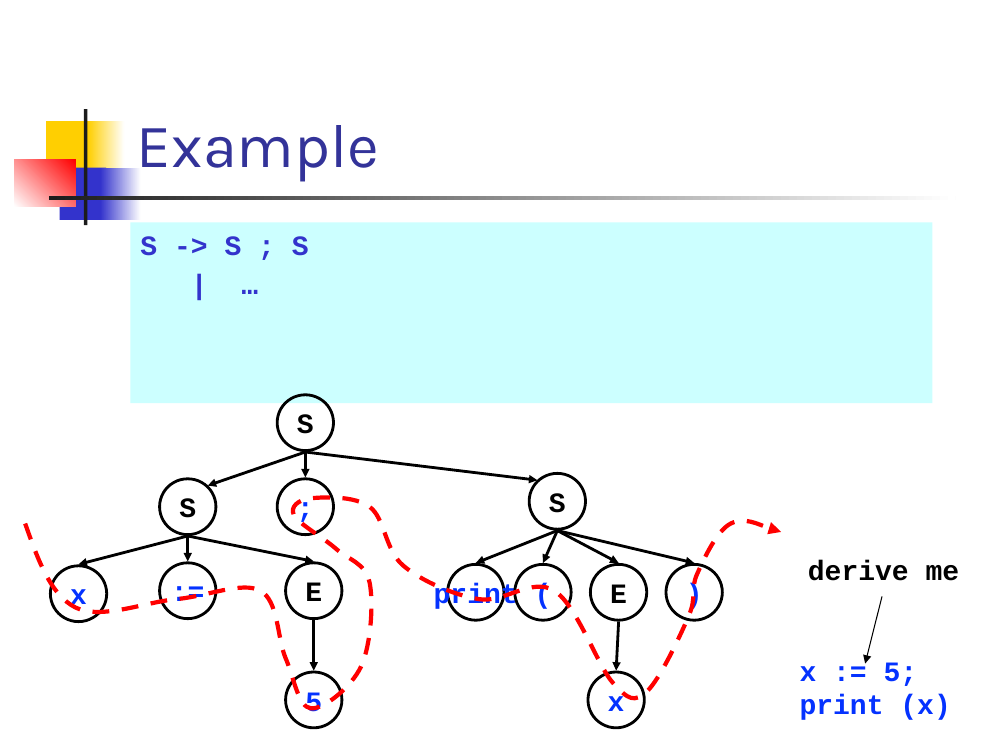
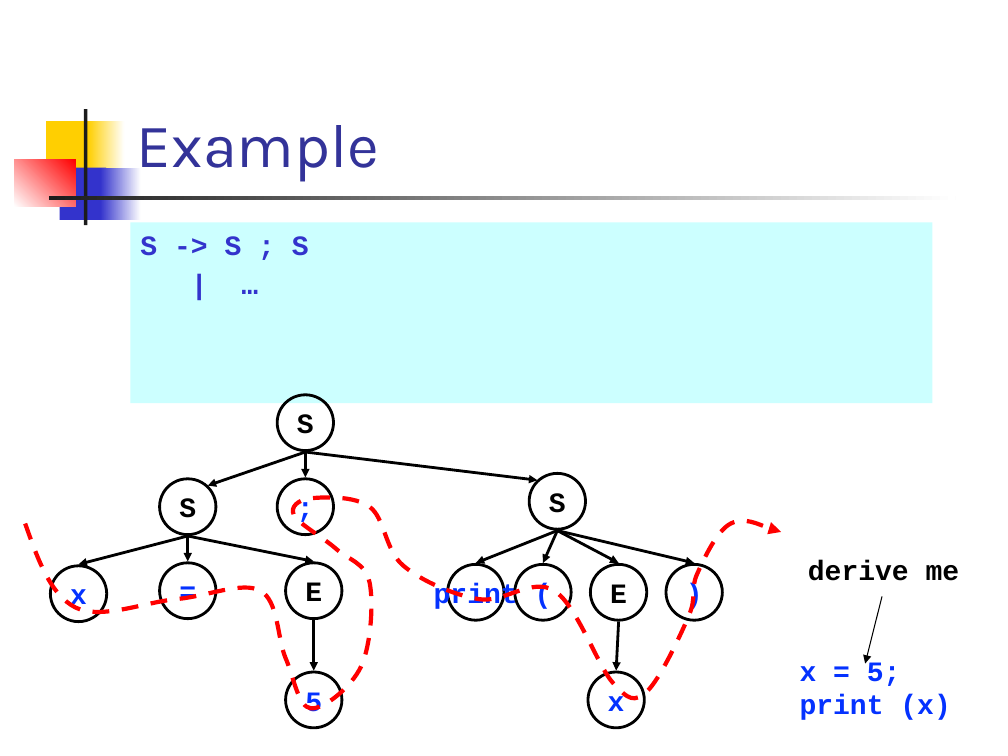
Before and after one commit to csslab-ustc/csslab-ustc.github.io, a slide deck: slide 11 of courses/theory/slides/lec03-parsing-cfg.pptx. Drawn at 1008x756 pixels with LibreOffice and Linux fonts; fonts in the diff are those of the drawing. Boxes give left, top, right and bottom in pixels: in the first picture for what was removed or moved away, otherwise in the second. Text is boxed around its words. In the diff, an @@ line names an element or a change of style, - is before the commit and + after.

```diff
--- a/courses/theory/slides/lec03-parsing-cfg.pptx
+++ b/courses/theory/slides/lec03-parsing-cfg.pptx
@@ text in ellipse at bbox=[159, 562, 216, 618]: text changed @@
-:=
+=
@@ text at bbox=[800, 662, 901, 686]: text changed @@
-x := 5;
+x = 5;
```
Also in this commit, not shown: 5 other slides changed.
